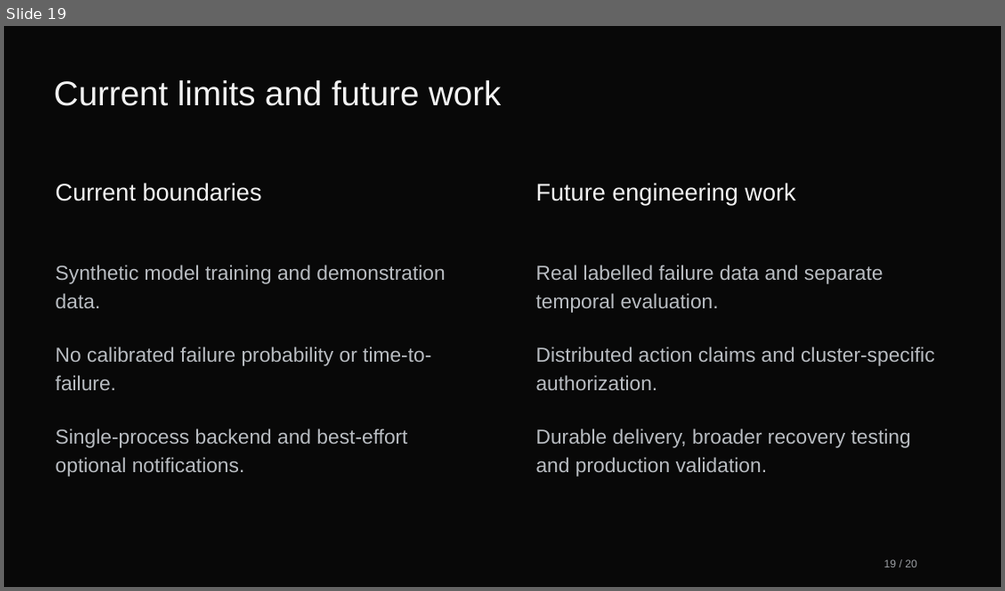
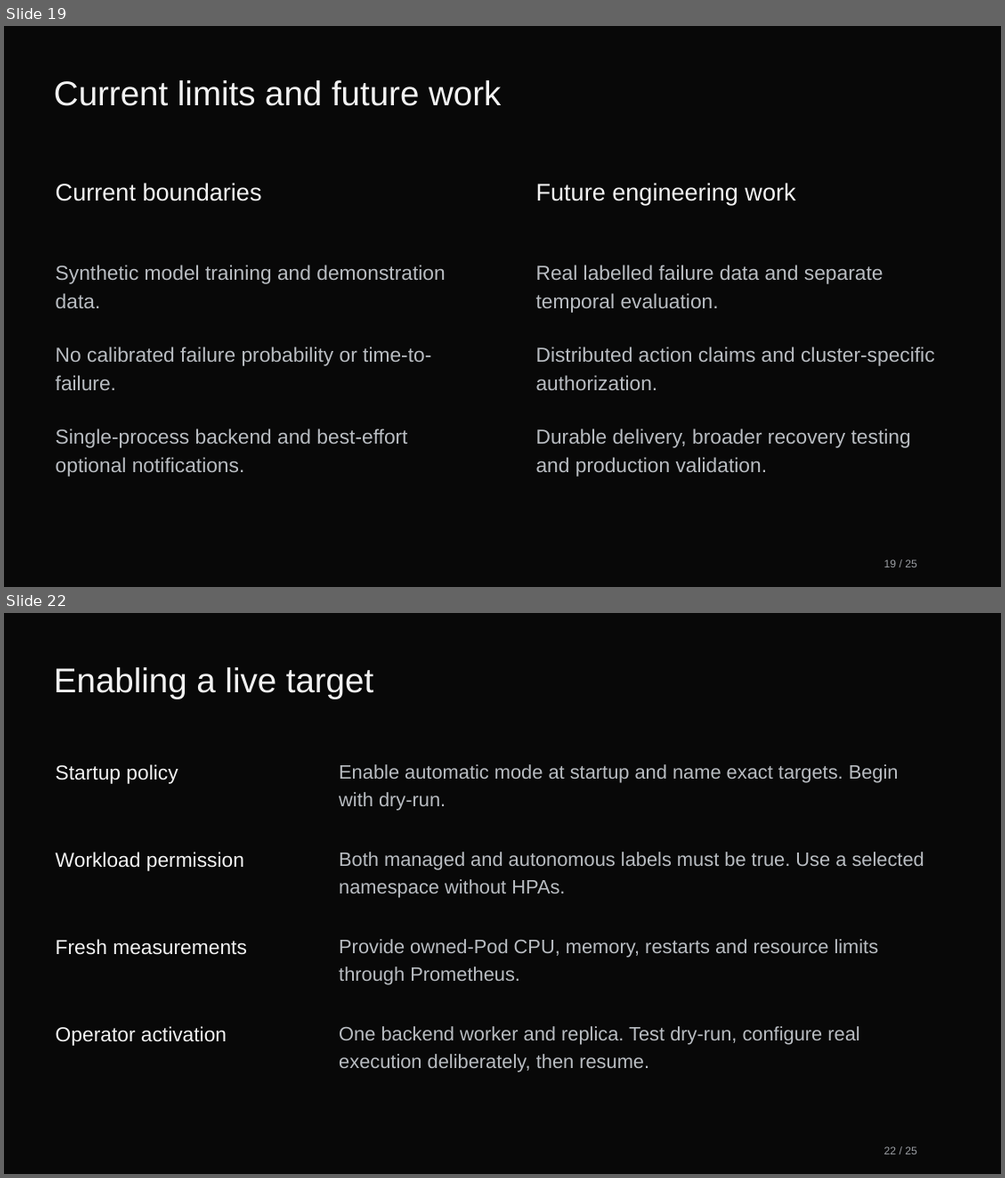
Before and after one commit to manikantbindass/AutoHealOps-Self-Healing-Kubernetes-Cluster-with-AI-Fault-Detection, a slide deck: docs/overview/AutoHealOps-Project-Explained.pptx. Shown one above the other, each under a label of ours: slide 19 before the commit, slides 19 and 22 after it; the slides between them are not shown. The pictures are 1005x591 and 1005x1178 pixels, drawn with LibreOffice and Linux fonts; fonts in the diff are those of the drawing. Boxes give left, top, right and bottom in pixels: in the first picture for what was removed or moved away, otherwise in the second. Text is boxed around its words. In the diff, an @@ line names an element or a change of style, - is before the commit and + after.

Commit message:
docs: explain autonomous recovery in guides

```diff
--- a/docs/overview/AutoHealOps-Project-Explained.pptx
+++ b/docs/overview/AutoHealOps-Project-Explained.pptx
@@ slide 22 added at (x1=4, y1=613, x2=1001, y2=1174), background #080808 @@
@@ text added at (x1=54, y1=667, x2=373, y2=699), 33 pt, text #F2F2F2 @@
+Enabling a live target
@@ text added at (x1=56, y1=764, x2=178, y2=784), 19.5 pt, text #F2F2F2 @@
+Startup policy
@@ text added at (x1=339, y1=764, x2=898, y2=811), 18.8 pt, text #B9BDC2 @@
+Enable automatic mode at startup and name exact targets. Begin with dry-run.
@@ text added at (x1=56, y1=852, x2=244, y2=871), 19.5 pt, text #F2F2F2 @@
+Workload permission
@@ text added at (x1=339, y1=852, x2=924, y2=898), 18.8 pt, text #B9BDC2 @@
+Both managed and autonomous labels must be true. Use a selected namespace without HPAs.
@@ text added at (x1=56, y1=939, x2=247, y2=955), 19.5 pt, text #F2F2F2 @@
+Fresh measurements
@@ text added at (x1=339, y1=939, x2=879, y2=985), 18.8 pt, text #B9BDC2 @@
+Provide owned-Pod CPU, memory, restarts and resource limits through Prometheus.
@@ text added at (x1=56, y1=1026, x2=226, y2=1046), 19.5 pt, text #F2F2F2 @@
+Operator activation
@@ text added at (x1=339, y1=1026, x2=859, y2=1072), 18.8 pt, text #B9BDC2 @@
+One backend worker and replica. Test dry-run, configure real execution deliberately, then resume.
@@ text added at (x1=884, y1=1146, x2=917, y2=1154), 10.5 pt, text #9C9FA4 @@
+22 / 25
@@ slide 19 changed as well @@
@@ text at (x1=884, y1=559, x2=917, y2=567): text changed @@
-19 / 20
+19 / 25
```
Also in this commit, not shown: 18 other slides changed, 4 other slides added, 5 other files.
